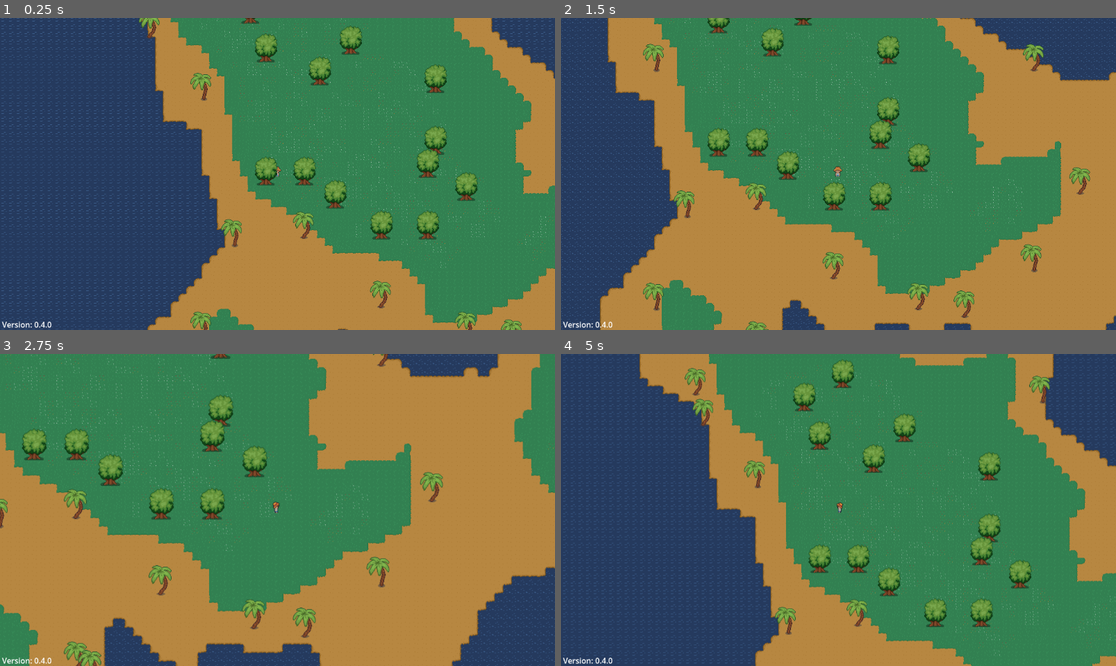
Above: before the commit, frames 1-4 (two rows, left to right).
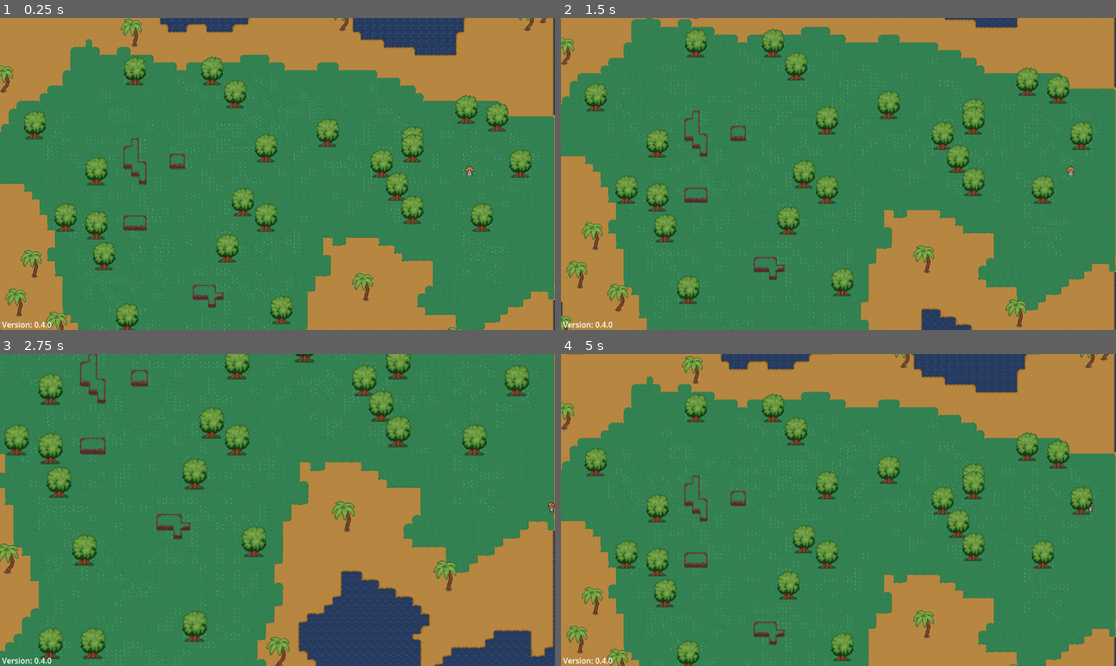
Above: after the commit, the same moments.

Repository: twiederk/PirateGame
Game: Godot game, scene res://world/proc_gen_world.tscn
Same seed, same stepped clock (60 frames per second), same inputs: the game is played once before the commit and once after it.
Inputs (mouse positions are in pixels of both pictures, inside the frame that each line leads up to):
- Up to frame 1 (0.25 s): no input
- Up to frame 2 (1.5 s): tap Enter at 0.5 s; move the mouse to (960, 158) at 0.52 s; hold D (right) 0.53-1.28 s; tap Mouse wheel up (zoom_in) at 0.6 s; move the mouse to (727, 189) at 1.27 s; hold S (down) from 1.28 s (still down); tap Mouse wheel down (zoom_out) at 1.35 s
- Up to frame 3 (2.75 s): move the mouse to (333, 441) at 2.02 s; release S (down) at 2.03 s; hold D (right) from 2.03 s (still down); tap Mouse wheel up (zoom_in) at 2.1 s
- Up to frame 4 (5 s): move the mouse to (810, 572) at 2.77 s; release D (right) at 2.78 s; hold W (up) 2.78-3.53 s; tap Mouse wheel down (zoom_out) at 2.85, 4.35 s; move the mouse to (1005, 556) at 3.52 s; hold A (left) from 3.53 s (still down); tap Mouse wheel up (zoom_in) at 3.6 s; move the mouse to (672, 463) at 4.27 s

The runs differ from the first frame. In frame 1, 67% of the frame differs, in the area x 0-100%, y 0-100%; in frame 2, 63%; in frame 3, 60%; in frame 4, 68%.

Commit message:
Player always starts at land

Diff:
--- a/godot4/world/proc_gen_world.gd
+++ b/godot4/world/proc_gen_world.gd
@@ -42,11 +42,11 @@
 
 	noise = noise_texture.noise
 	tree_noise = tree_noise_texture.noise
-	_generate_world()
+	var starting_pos = _generate_world()
 	_setup_limits_and_borders()
 
 	@warning_ignore("integer_division")
-	player.global_position = Vector2i(width / 2, height / 2) * water_layer.tile_set.tile_size
+	player.global_position = starting_pos * water_layer.tile_set.tile_size
 
 
 func _setup_limits_and_borders() -> void:
@@ -62,7 +62,7 @@
 	_camera_limits(north_limit, south_limit, west_limit, east_limit)
 
 
-func _generate_world() -> void:
+func _generate_world() -> Vector2i:
 	var noise_val: float
 	var tree_noise_val: float
 	_generate_seed()
@@ -83,6 +83,8 @@
 	ground_layer.set_cells_terrain_connect(sand_arr, 3, 0)
 	ground_layer.set_cells_terrain_connect(grass_arr, 1, 0)
 	cliff_layer.set_cells_terrain_connect(cliff_arr, 4, 0)
+
+	return grass_arr.pick_random()
 
 
 func _place_sand(noise_val: float, curr_pos: Vector2i) -> void:
